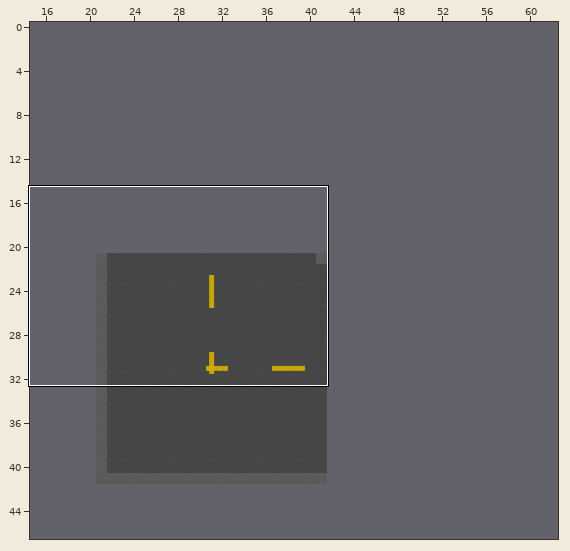
Two versions of a level (Tiled map, Map/Streets/street_2_edge.tmx). The picture above shows the old version from afar; the outline marks the close-up.
Close-up. The starting point:
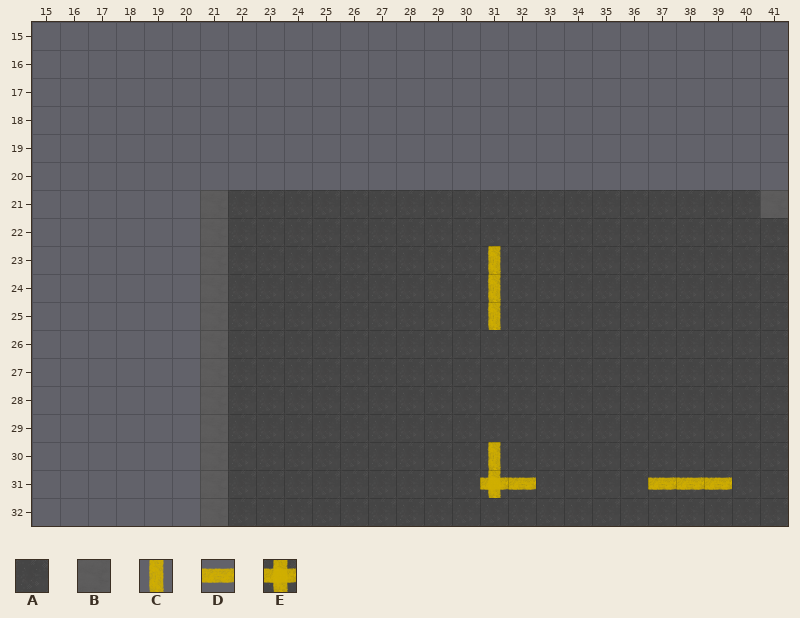
Cells are 32x32 px. Shown: x 15..41, y 15..32. The commit also changed other parts of the map, which this record leaves out. The old version is drawn lined up with the new one.
Key: from "tileset_gen4": A 0, B 15, C 16, D 17, E 18.
_ is an empty cell, # one hidden under a higher layer.
Layer "street_asphalt" before, first column x 15:
15 ___________________________
16 ___________________________
17 ___________________________
18 ___________________________
19 ___________________________
20 ___________________________
21 ______#AAAAAAAAAAAAAAAAAAA#
22 ______#AAAAAAAAAAAAAAAAAAAA
23 ______#AAAAAAAAAAAAAAAAAAAA
24 ______#AAAAAAAAAAAAAAAAAAAA
25 ______#AAAAAAAAAAAAAAAAAAAA
26 ______#AAAAAAAAAAAAAAAAAAAA
27 ______#AAAAAAAAAAAAAAAAAAAA
28 ______#AAAAAAAAAAAAAAAAAAAA
29 ______#AAAAAAAAAAAAAAAAAAAA
30 ______#AAAAAAAAAAAAAAAAAAAA
31 ______#AAAAAAAAAAAAAAAAAAAA
32 ______#AAAAAAAAAAAAAAAAAAAA
Layer "street_signs" before, first column x 15:
15 ___________________________
16 ___________________________
17 ___________________________
18 ___________________________
19 ___________________________
20 ___________________________
21 ______B___________________B
22 ______B____________________
23 ______B_________C__________
24 ______B_________C__________
25 ______B_________C__________
26 ______B____________________
27 ______B____________________
28 ______B____________________
29 ______B____________________
30 ______B_________C__________
31 ______B_________ED____DDD__
32 ______B____________________
After:
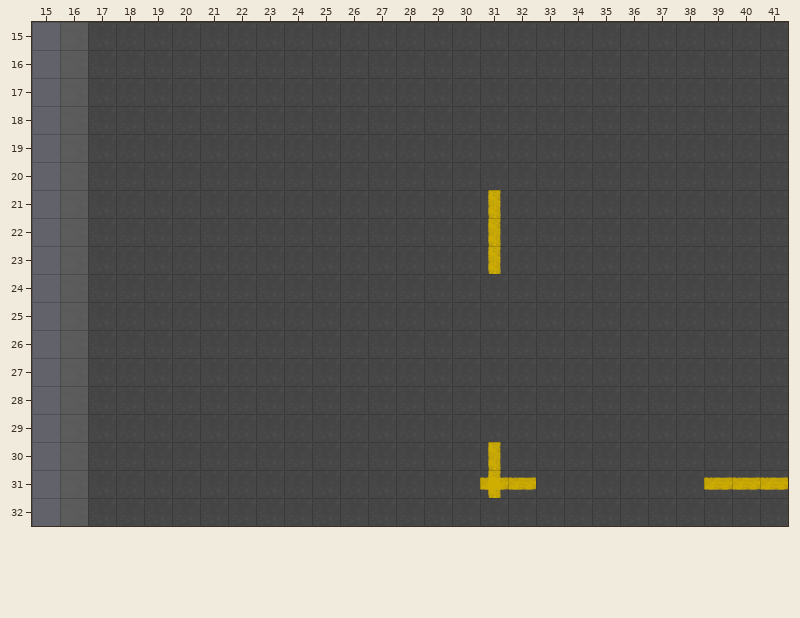
See-through tiles are keyed as they look on the map.
The author wrote: reworked streets (bigger) and their generation
The edit:
Changed rows in their new state; . is an unchanged cell.
map size 21x21 -> 63x63 cells (old content now starts at 21,21; both pictures use the new coordinates)
Layer "street_asphalt":
first column x 17:
15 AAAAAAAAAAAAAAAAAAAAAAAAA
16 AAAAAAAAAAAAAAAAAAAAAAAAA
17 AAAAAAAAAAAAAAAAAAAAAAAAA
18 AAAAAAAAAAAAAAAAAAAAAAAAA
19 AAAAAAAAAAAAAAAAAAAAAAAAA
20 AAAAAAAAAAAAAAAAAAAAAAAAA
21 AAAA.....................
22 AAAA.....................
23 AAAA.....................
24 AAAA.....................
25 AAAA.....................
26 AAAA.....................
27 AAAA.....................
28 AAAA.....................
29 AAAA.....................
30 AAAA.....................
31 AAAA.....................
32 AAAA.....................
Layer "street_signs":
first column x 21:
21 _.........C........._
22 _.........C..........
23 _....................
24 _........._..........
25 _........._..........
26 _....................
27 _....................
28 _....................
29 _....................
30 _....................
31 _...............__.DD
32 _....................
Changed places in both close-ups, as pixel boxes (x1, y1, x2, y2):
changed: (88, 22, 788, 526)
